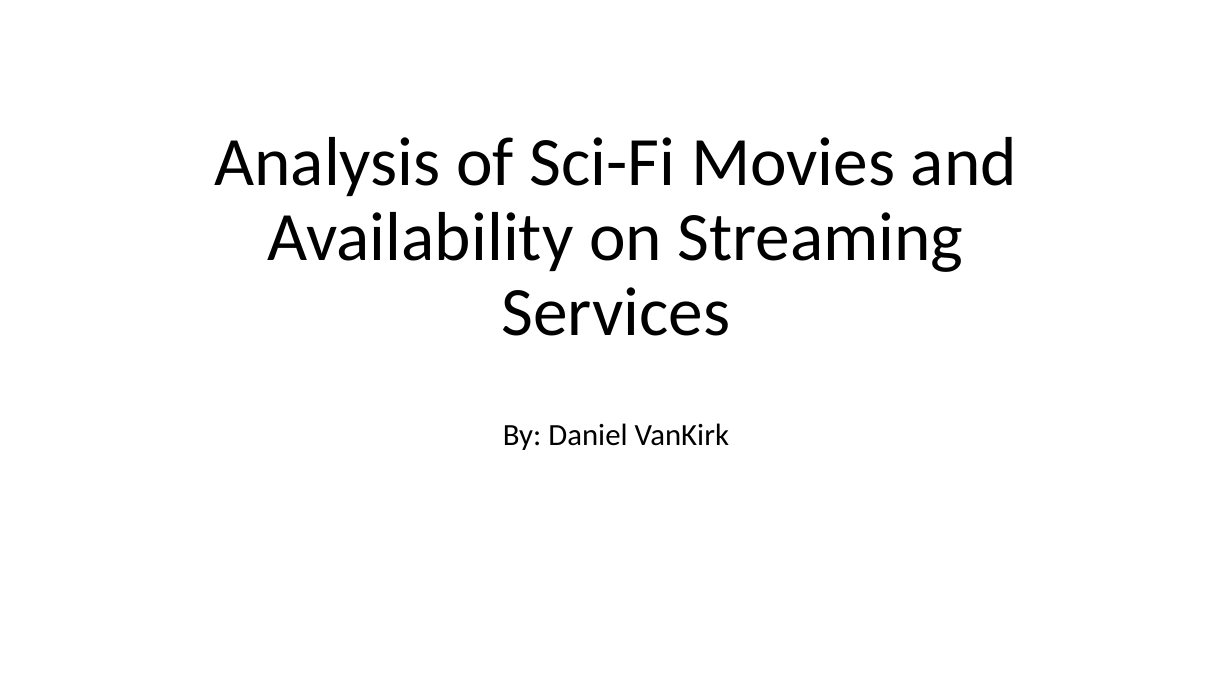
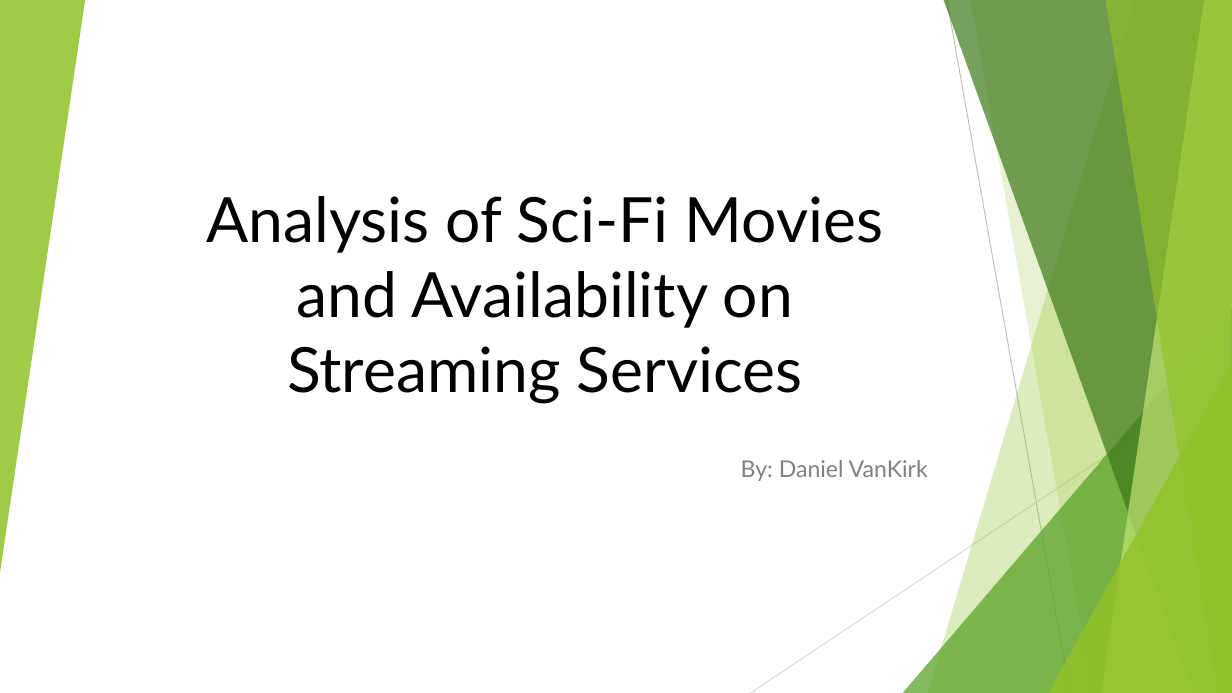
Before and after one commit to danthreepo/CapstoneProject_2025, a slide deck: slide 1 of Analysis of Sci-Fi Movies and Availability on Streaming.pptx. Drawn at 1232x693 pixels with LibreOffice and Linux fonts; fonts in the diff are those of the drawing. Boxes give left, top, right and bottom in pixels: in the first picture for what was removed or moved away, otherwise in the second. Text is boxed around its words. In the diff, an @@ line names an element or a change of style, - is before the commit and + after.

```diff
--- a/Analysis of Sci-Fi Movies and Availability on Streaming.pptx
+++ b/Analysis of Sci-Fi Movies and Availability on Streaming.pptx
@@ group added at [0,0,1232,693]: 5 freeform shapes, 3 triangles, 2 lines @@
@@ title "Analysis of Sci-Fi Movies and ...": place and size @@
-title "Analysis of Sci-Fi Movies and ..." at [214,137,1017,336]
+title "Analysis of Sci-Fi Movies and ..." at [206,196,884,404]
@@ title "Analysis of Sci-Fi Movies and ..." at [206,196,884,404]: size 54 to 48.6 pt, font Calibri to Lato; line spacing 0.9 to 1 @@
@@ subtitle "By: Daniel VanKirk": place and size @@
-subtitle "By: Daniel VanKirk" at [503,423,729,450]
+subtitle "By: Daniel VanKirk" at [741,460,928,481]
@@ subtitle "By: Daniel VanKirk" at [741,460,928,481]: size 24 to 18 pt, font Calibri to Lato, text colour #000000 to #808080; alignment centre to right; line spacing 0.9 to 1 @@
```
Also in this commit, not shown: 10 other slides changed.
